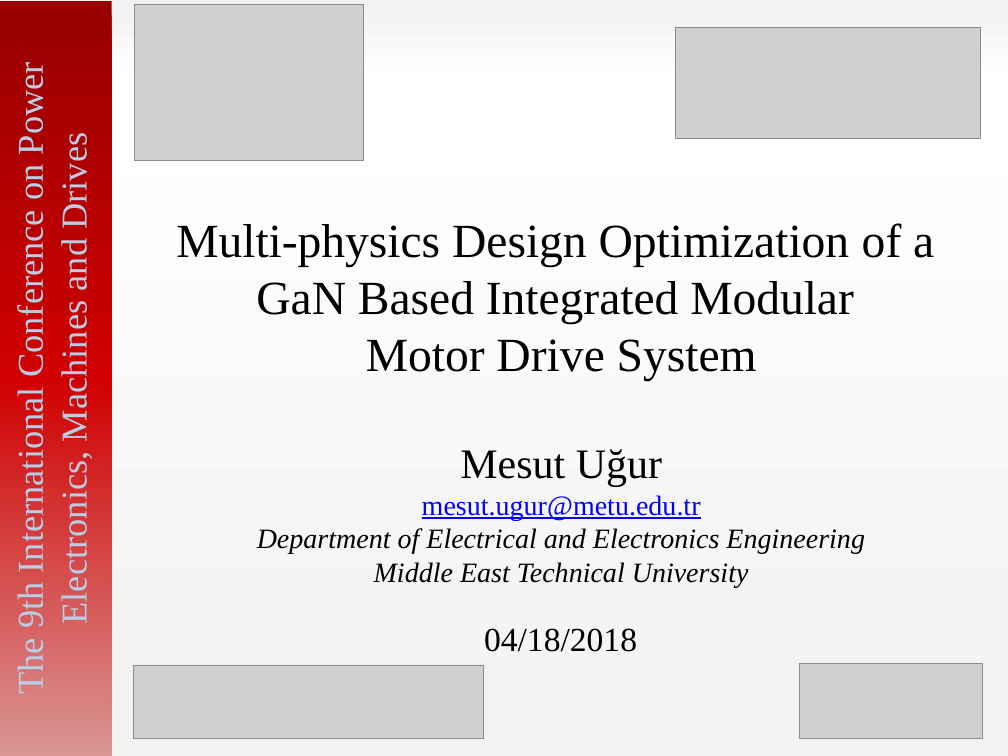
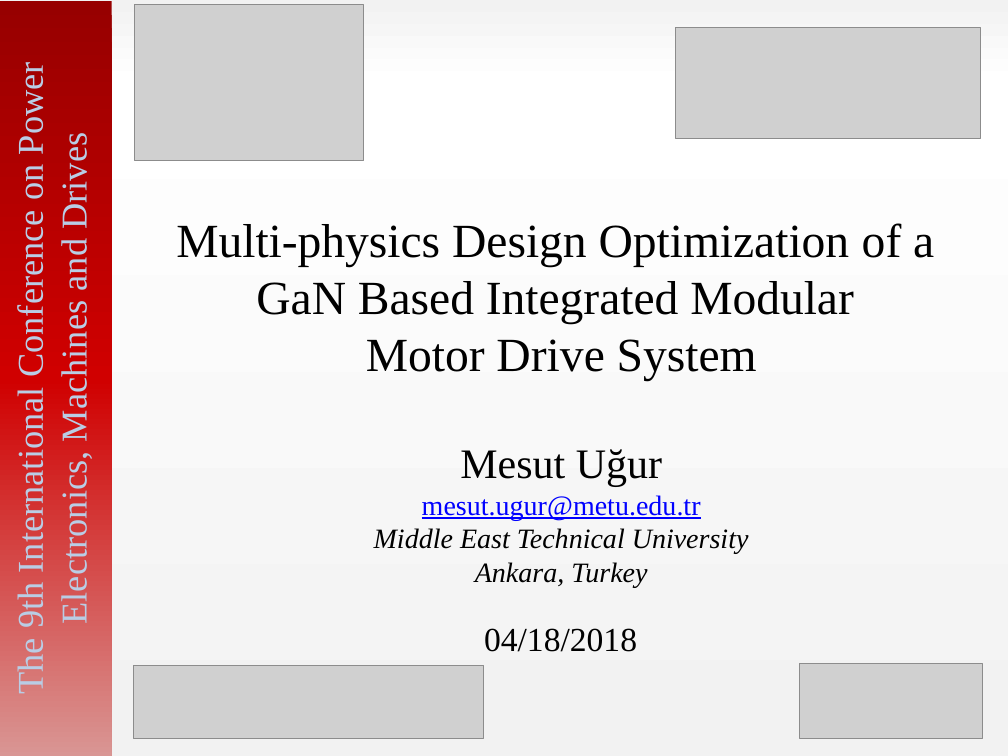
Before and after one commit to hakanpolat/IMMD, a slide deck: slide 1 of Paper/PEMD 2018/Presentation/PEMD2018_OralPres_Mesut_Uğur.pptx. Drawn at 1008x756 pixels with LibreOffice and Linux fonts; fonts in the diff are those of the drawing; grey boxes stand for pictures. Boxes give left, top, right and bottom in pixels: in the first picture for what was removed or moved away, otherwise in the second. Text is boxed around its words. In the diff, an @@ line names an element or a change of style, - is before the commit and + after.

```diff
--- a/Paper/PEMD 2018/Presentation/PEMD2018_OralPres_Mesut_Uğur.pptx
+++ b/Paper/PEMD 2018/Presentation/PEMD2018_OralPres_Mesut_Uğur.pptx
@@ text at (257,528,865,554): paragraph removed @@
-Department of Electrical and Electronics Engineering
@@ text at (475,562,647,587): paragraph added @@
+Ankara, Turkey
```
Also in this commit, not shown: 2 other slides changed, 3 other files.
